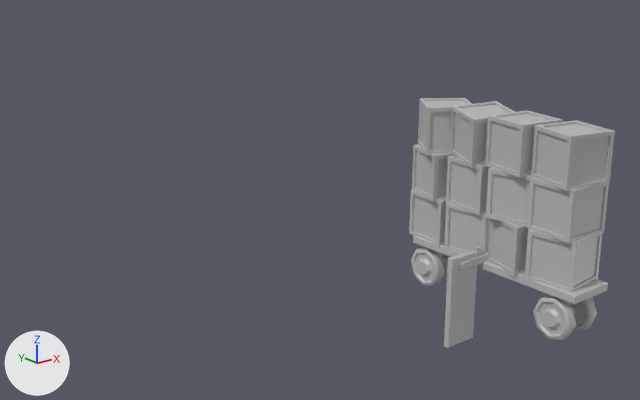
One commit to the FBX model Assets/Meshes/crate.fbx: the scene before it, then after it.
The view is the same before and after, from a camera (50 mm lens) standing at (-7.75, -9.35, 10.48) and looking at (1.16, 1.79, 6.02). Lighting does not change. The marker at lower left points along +X, +Y and +Z. Where no turn or scale is listed for an object, it has been applied to the vertices.

Objects in the first picture: 'boxes', 'bracket', 'frame', 'push_plate', 'wheels'.
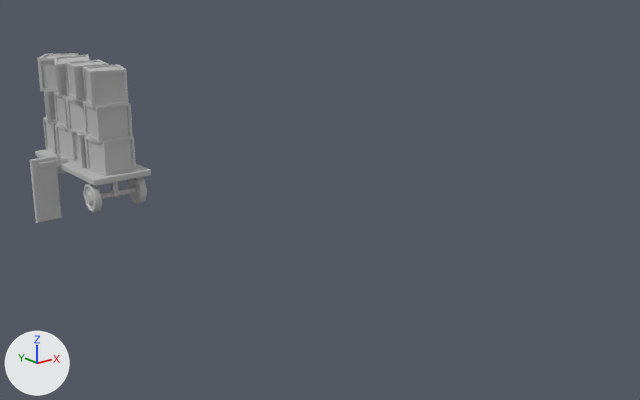
Commit message: new crate
new crate

Pixel boxes (x1, y1, x2, y2) of what changed, in the pictures (640 x 400 px; the box of a moved part takes in the faces that stretch with it):
'boxes', moved
    before: (409, 98, 615, 292)
    after: (37, 53, 136, 176)
'push_plate', moved
    before: (444, 250, 478, 348)
    after: (30, 156, 62, 223)
'wheels', reshaped, moved
    before: (411, 248, 597, 340)
    after: (83, 177, 147, 213)
'frame', reshaped, moved (40% narrower, 36% shorter)
    before: (413, 235, 608, 314)
    after: (35, 149, 151, 199)
'bracket', moved
    before: (459, 246, 489, 275)
    after: (39, 154, 68, 174)
part 1 of me_mesh_003, moved or reshaped
    before: (413, 235, 608, 304)
    after: (35, 149, 151, 186)
part 2 of me_mesh_003, moved or reshaped
    before: (442, 257, 448, 265)
    after: (57, 168, 63, 173)
part 3 of me_mesh_003, moved or reshaped
    before: (571, 306, 576, 314)
    after: (101, 187, 136, 199)
part 4 of me_mesh_002, moved or reshaped (not visible afterwards)
    before: (411, 248, 444, 286)
part 5 of me_mesh_002, moved or reshaped (not visible afterwards)
    before: (418, 258, 432, 276)
part 6 of me_mesh_002, moved or reshaped (not visible afterwards)
    before: (442, 254, 450, 279)
part 7 of me_mesh_002, moved or reshaped
    before: (570, 297, 597, 331)
    after: (127, 177, 147, 204)
part 8 of me_mesh_002, moved or reshaped
    before: (533, 296, 576, 340)
    after: (83, 183, 102, 213)
part 9 of me_mesh_002, moved or reshaped
    before: (543, 308, 561, 329)
    after: (86, 191, 94, 205)

Patch to the scene script:
```diff
--- a/Assets/Meshes/crate.fbx.py
+++ b/Assets/Meshes/crate.fbx.py
@@ me_mesh_002 @@
 me_mesh_002.from_pydata(...)  # 320 vertices, 288 faces; spans x -0.31..0.32, y -1.45..1.45, z -0.3..0.3
 # used by ob_wheels; location = (1.39, -1.89, 5.61)
+# me_mesh_002 part 4: the loose piece of 64 vertices spanning x -0.3..-0.13, y 0.84..1.45, z -0.3..0.3 is moved by (-0.24, 0.0, 0.0)
+# me_mesh_002 part 5: the loose piece of 16 vertices spanning x -0.31..-0.25, y 0.99..1.3, z -0.16..0.16 is moved by (-0.24, 0.0, 0.0)
+# me_mesh_002 part 6: the loose piece of 64 vertices spanning x 0.15..0.3, y 0.84..1.45, z -0.3..0.3 is moved by (0.27, 0.0, 0.0)
+# me_mesh_002 part 7: the loose piece of 64 vertices spanning x 0.15..0.3, y -1.45..-0.84, z -0.3..0.3 is moved by (0.27, 0.0, 0.0)
+# me_mesh_002 part 8: the loose piece of 64 vertices spanning x -0.3..-0.13, y -1.45..-0.84, z -0.3..0.3 is moved by (-0.24, 0.0, 0.0)
+# me_mesh_002 part 9: the loose piece of 16 vertices spanning x -0.31..-0.25, y -1.3..-0.99, z -0.16..0.16 is moved by (-0.24, 0.0, 0.0)
 me_mesh_002.materials.append(mat_lambert1)
@@ me_mesh_003 @@
 me_mesh_003.from_pydata(...)  # 108 vertices, 82 faces; spans x -0.34..0.34, y -1.47..1.38, z -0.26..0.27
 # used by ob_frame; location = (1.41, -1.92, 5.79)
+# me_mesh_003 part 1: the loose piece of 16 vertices spanning x -0.34..0.34, y -1.47..1.38, z 0.15..0.27 is scaled about its middle by (1.75, 1, 1), then moved by (0.02, 0.0, 0.0)
+# me_mesh_003 part 2: the loose piece of 16 vertices spanning x -0.22..0.18, y 1.12..1.24, z -0.24..-0.12 is scaled about its middle by (2.26, 1, 1), then moved by (0.02, 0.0, 0.0)
+# me_mesh_003 part 3: the loose piece of 16 vertices spanning x -0.22..0.18, y -1.17..-1.06, z -0.24..-0.12 is scaled about its middle by (2.26, 1, 1), then moved by (0.02, 0.0, 0.0)
 me_mesh_003.materials.append(mat_lambert1)
@@ me_mesh @@
 me_mesh.from_pydata(...)  # 16 vertices, 14 faces; spans x -0.449..0.066, y -0.028..0.061, z -1.288..0.006
 # used by ob_push_plate; location = (0.92, -1.84, 6.22)
+# me_mesh part 10: the whole mesh is moved by (-0.238, 0.0, 0.0)
 me_mesh.materials.append(mat_lambert1)
@@ ob_wheels @@
 ob_wheels = bpy.data.objects.new('wheels', me_mesh_002)
-ob_wheels.location = (1.39, -1.89, 5.61)
+ob_wheels.location = (-0.49, 7.34, 5.41)
@@ ob_frame @@
 ob_frame = bpy.data.objects.new('frame', me_mesh_003)
-ob_frame.location = (1.41, -1.92, 5.79)
+ob_frame.location = (-0.46, 7.3, 5.59)
@@ ob_push_plate @@
 ob_push_plate = bpy.data.objects.new('push_plate', me_mesh)
-ob_push_plate.location = (0.92, -1.84, 6.22)
+ob_push_plate.location = (-0.95, 7.39, 6.02)
@@ ob_bracket @@
 ob_bracket = bpy.data.objects.new('bracket', me_mesh_004)
-ob_bracket.location = (0.92, -1.82, 6.05)
+ob_bracket.location = (-0.96, 7.41, 5.85)
@@ ob_boxes @@
 ob_boxes = bpy.data.objects.new('boxes', me_mesh_001)
-ob_boxes.location = (1.43, -1.81, 7.07)
+ob_boxes.location = (-0.45, 7.42, 6.87)
```
